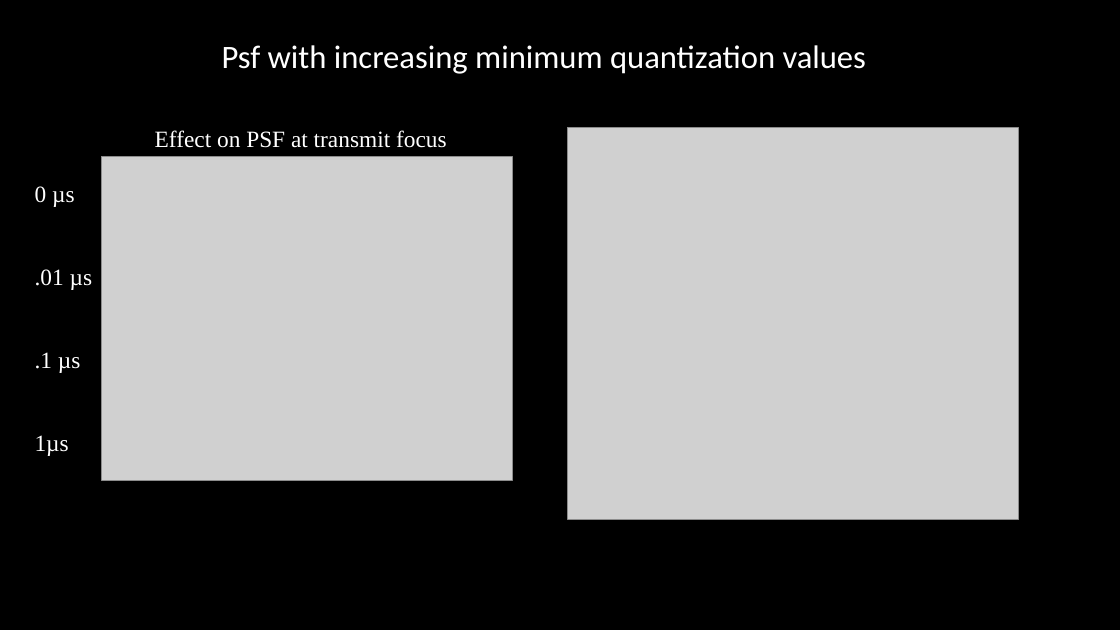
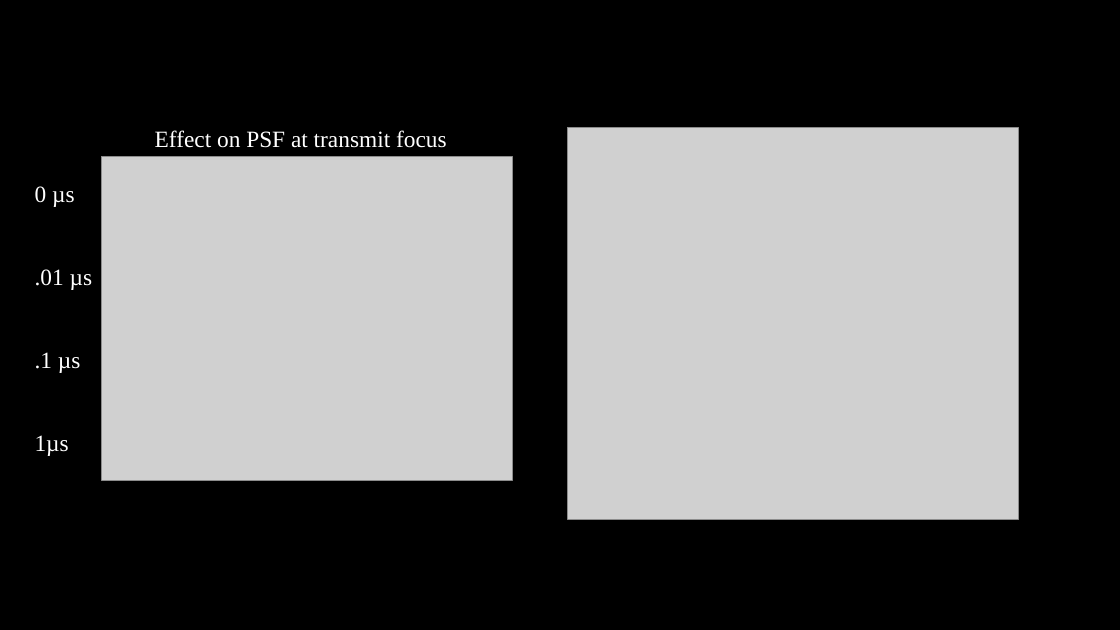
Before and after one commit to tomjmanuel/Byram, a slide deck: slide 2 of field2Proj/projectppt.pptx. Drawn at 1120x630 pixels with LibreOffice and Linux fonts; fonts in the diff are those of the drawing; grey boxes stand for pictures. Boxes give left, top, right and bottom in pixels: in the first picture for what was removed or moved away, otherwise in the second. Text is boxed around its words. In the diff, an @@ line names an element or a change of style, - is before the commit and + after.

```diff
--- a/field2Proj/projectppt.pptx
+++ b/field2Proj/projectppt.pptx
@@ text removed at <box>222,45,866,74</box> @@
-Psf with increasing minimum quantization values
```
Also in this commit, not shown: 1 other slide changed, 17 other files.
